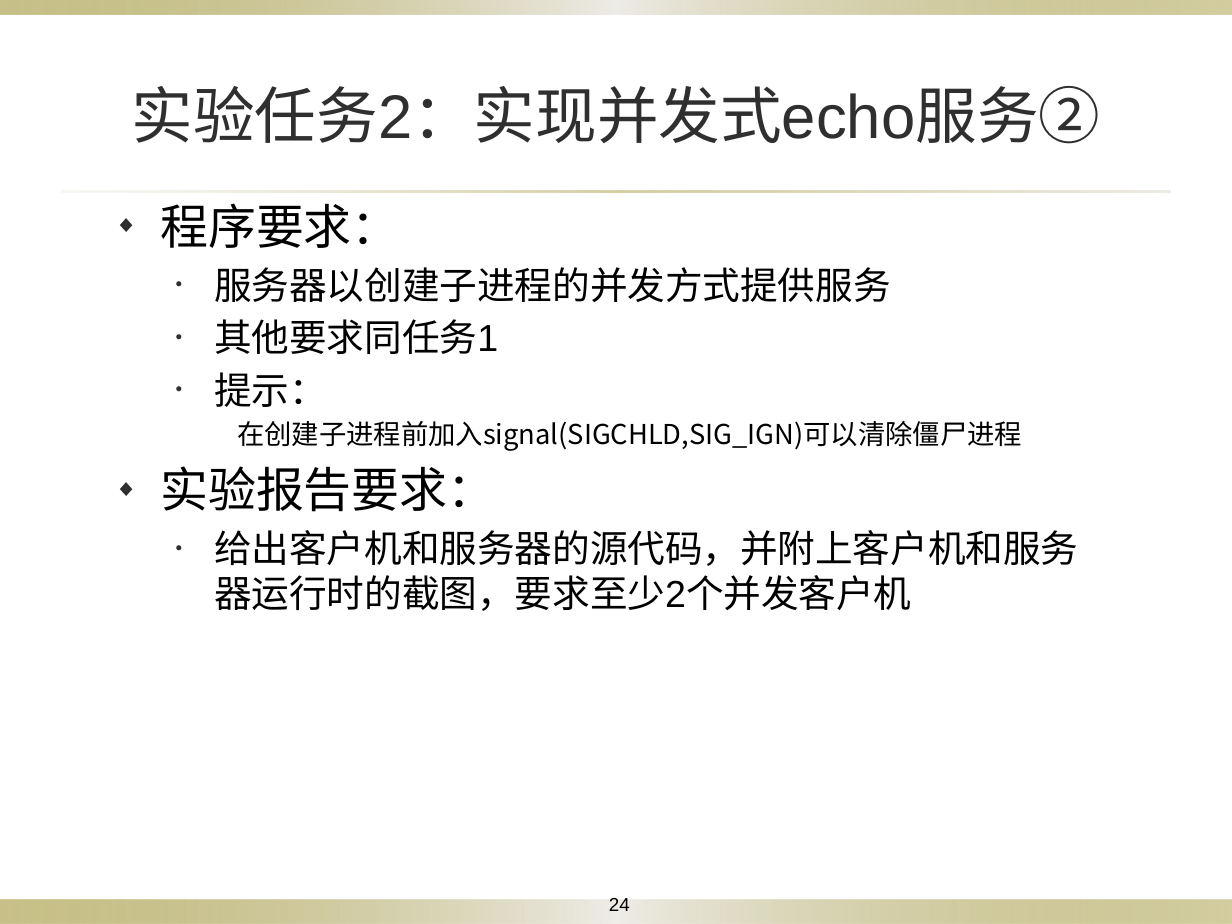
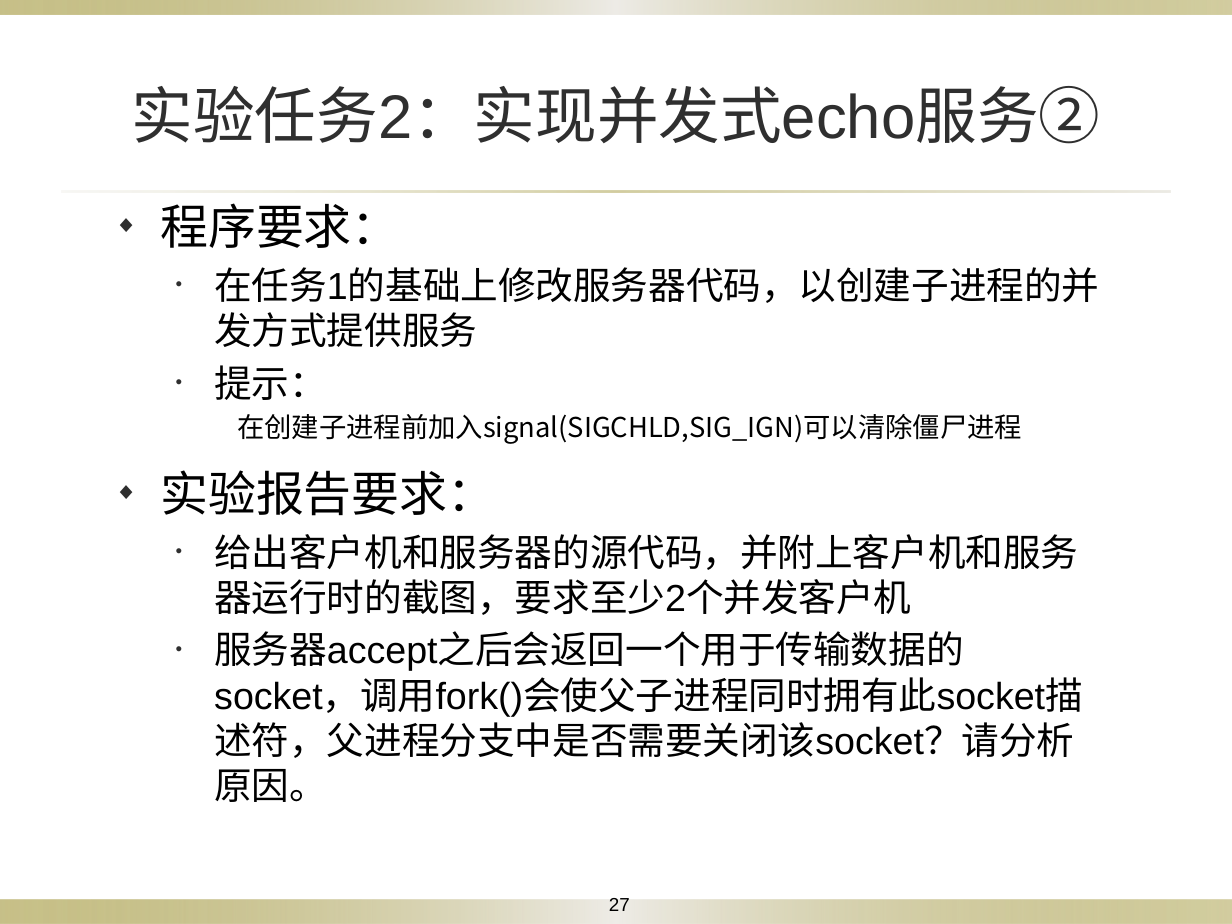
Before and after one commit to Otomadmt/NetCom_Course_Repo, a slide deck: slide 27 of Exp_3/socket通信程序设计.pptx (slide 24 before the commit). Drawn at 1232x924 pixels with LibreOffice and Linux fonts; fonts in the diff are those of the drawing; background and template pictures are left out. Boxes give left, top, right and bottom in pixels: in the first picture for what was removed or moved away, otherwise in the second. Text is boxed around its words. In the diff, an @@ line names an element or a change of style, - is before the commit and + after.

```diff
--- a/Exp_3/socket通信程序设计.pptx
+++ b/Exp_3/socket通信程序设计.pptx
@@ text at box(214, 267, 1099, 347): text changed @@
-  • 服务器以创建子进程的并发方式提供服务
-  • 其他要求同任务1
+  • 在任务1的基础上修改服务器代码，以创建子进程的并发方式提供服务
@@ text at box(160, 470, 495, 516): more space between paragraphs @@
@@ text at box(214, 631, 1083, 802): paragraph added @@
+  • 服务器accept之后会返回一个用于传输数据的socket，调用fork()会使父子进程同时拥有此socket描述符，父进程分支中是否需要关闭该socket？请分析原因。
@@ page number at box(609, 898, 630, 911): text changed @@
-24
+27
```
Also in this commit, not shown: 5 other slides changed, 3 slides added, 18 other files.
